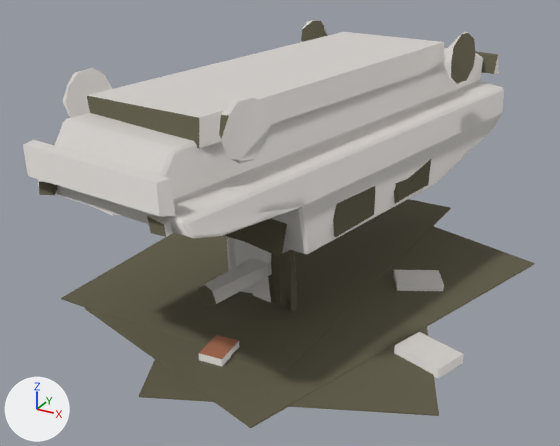
An edit to the FBX model entregas/teo-modelado/restos-k8-7nov/SM_RestosVamtac_v4_LOD1.fbx, drawn before and after from the same camera.
Camera for both pictures: a camera (50 mm lens) standing at (4.18, -8.08, 4.73) and looking at (-0.24, -0.05, 0.71). Lighting does not change. The marker at lower left points along +X, +Y and +Z. The older version comes first. Where no turn or scale is listed for an object, it has been applied to the vertices.

Names of what the first picture shows: 'SM_bloques.restos_vamtac_v4_LOD1'.
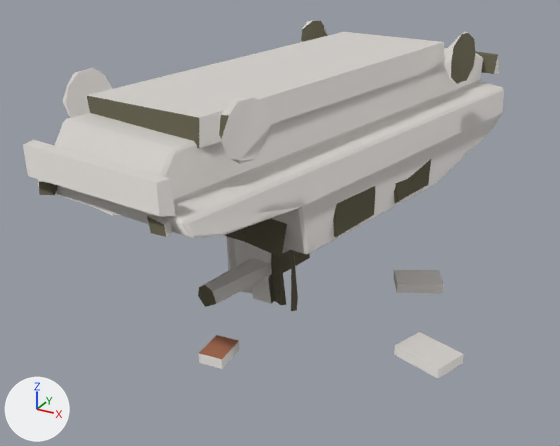
The change, as JSON lines over the scene's bpy script:
```json
{"block": "me_sm_bloques_restos_vamtac_v4_lod1_001", "where": "# used by ob_sm_bloques_restos_vamtac_v4_lod1; location = (0.0, 0.0, 0.0)"}
{"op": "remove", "block": "me_sm_bloques_restos_vamtac_v4_lod1_001", "code": "me_sm_bloques_restos_vamtac_v4_lod1_001.from_pydata(...)  # 420 vertices, 422 faces; spans x -3.9..2.66, y -3.25..3.56, z 0.0..3.05"}
{"op": "add", "block": "me_sm_bloques_restos_vamtac_v4_lod1_001", "code": "me_sm_bloques_restos_vamtac_v4_lod1_001.from_pydata(...)  # 396 vertices, 404 faces; spans x -3.9..2.5, y -3.25..3.56, z 0.0..3.05"}
{"block": "me_sm_bloques_restos_vamtac_v4_lod1_001", "change": "me_sm_bloques_restos_vamtac_v4_lod1_001 part 1: the loose piece of 8 vertices spanning x -2.08..2.56, y -3.12..2.54, z 0.0..0.02 is deleted"}
{"block": "me_sm_bloques_restos_vamtac_v4_lod1_001", "change": "me_sm_bloques_restos_vamtac_v4_lod1_001 part 2: the loose piece of 8 vertices spanning x -2.23..1.09, y -2.12..3.19, z 0.02..0.04 is deleted"}
{"block": "me_sm_bloques_restos_vamtac_v4_lod1_001", "change": "me_sm_bloques_restos_vamtac_v4_lod1_001 part 3: the loose piece of 8 vertices spanning x -1.83..2.66, y -3.01..2.74, z 0.01..0.03 is deleted"}
```

What differs and where, as boxes (x1, y1, x2, y2) in the pictures (560 x 446 px):
```json
{"object": "SM_bloques.restos_vamtac_v4_LOD1", "change": "reshaped", "before": [23, 20, 535, 428], "after": [23, 20, 504, 378], "on screen": "6% narrower, 12% shorter"}
{"part": 1, "of": "me_sm_bloques_restos_vamtac_v4_lod1_001", "change": "deleted", "before": [139, 326, 439, 416], "on screen": "brown"}
{"part": 2, "of": "me_sm_bloques_restos_vamtac_v4_lod1_001", "change": "deleted", "before": [61, 199, 451, 374], "on screen": "brown"}
{"part": 3, "of": "me_sm_bloques_restos_vamtac_v4_lod1_001", "change": "deleted", "before": [85, 226, 535, 428], "on screen": "brown"}
```
